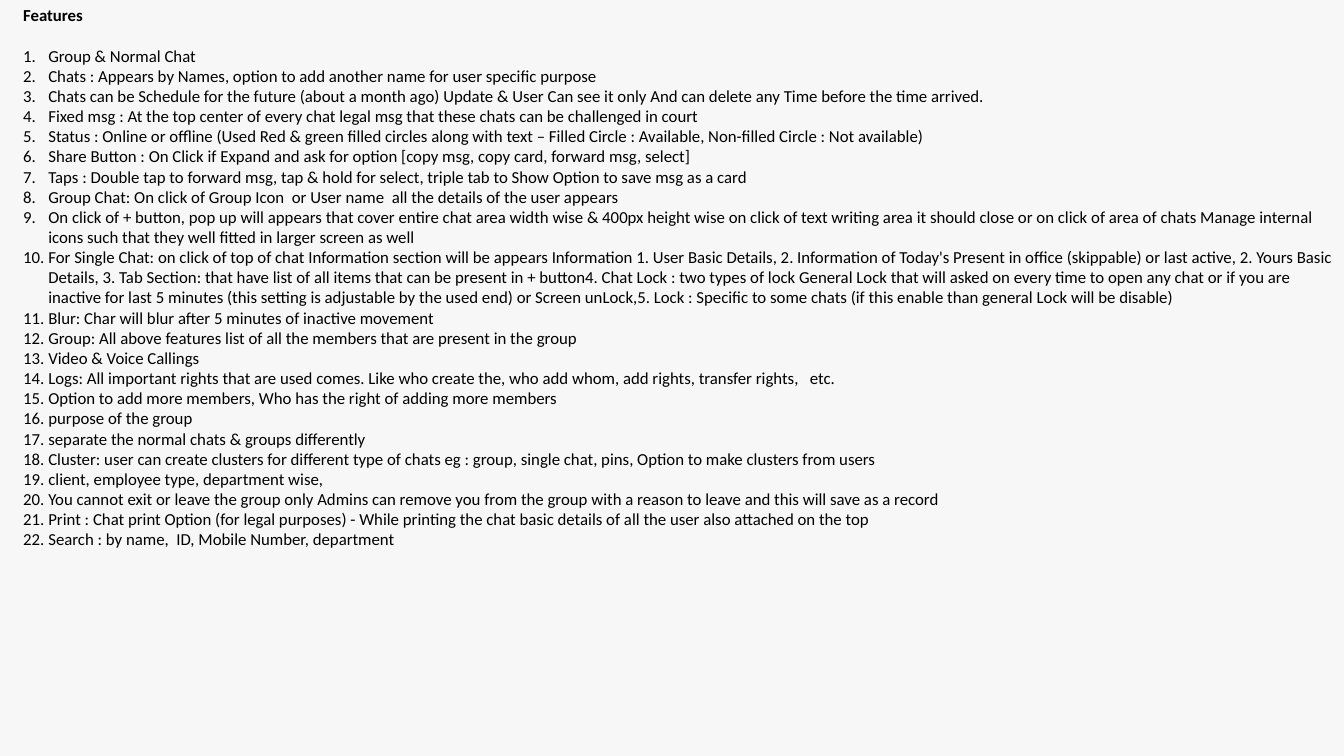
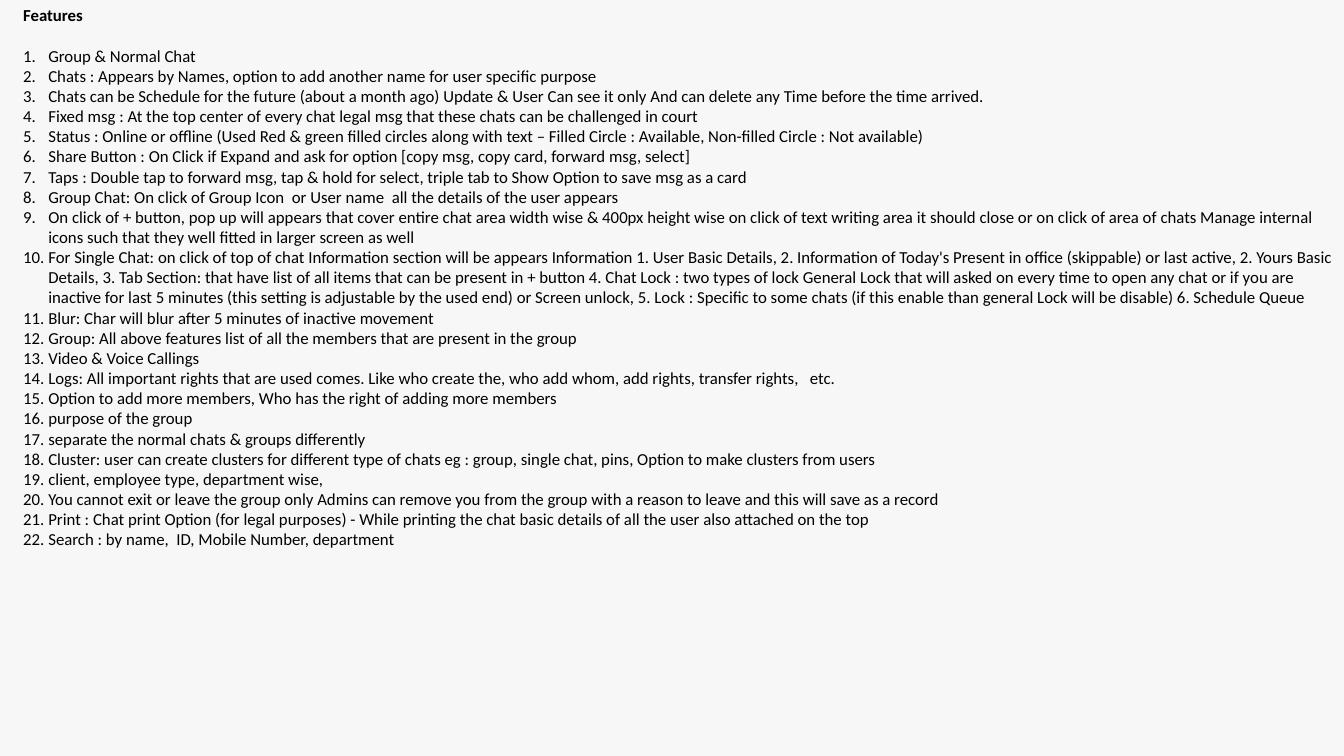
Before and after one commit to Danishan1/Html-CSS-Projects, a slide deck: slide 4 of Design Requirement/Chat/Chat - LetsDiscuss.pptx. Drawn at 1344x756 pixels with LibreOffice and Linux fonts; fonts in the diff are those of the drawing. Boxes give left, top, right and bottom in pixels: in the first picture for what was removed or moved away, otherwise in the second. Text is boxed around its words. In the diff, an @@ line names an element or a change of style, - is before the commit and + after.

```diff
--- a/Design Requirement/Chat/Chat - LetsDiscuss.pptx
+++ b/Design Requirement/Chat/Chat - LetsDiscuss.pptx
@@ text at bbox=[48, 251, 1332, 306]: text changed @@
-10. For Single Chat: on click of top of chat Information section will be appears Information 1. User Basic Details, 2. Information of Today's Present in office (skippable) or last active, 2. Yours Basic Details, 3. Tab Section: that have list of all items that can be present in + button4. Chat Lock : two types of lock General Lock that will asked on every time to open any chat or if you are inactive for last 5 minutes (this setting is adjustable by the used end) or Screen unLock,5. Lock : Specific to some chats (if this enable than general Lock will be disable)
+10. For Single Chat: on click of top of chat Information section will be appears Information 1. User Basic Details, 2. Information of Today's Present in office (skippable) or last active, 2. Yours Basic Details, 3. Tab Section: that have list of all items that can be present in + button 4. Chat Lock : two types of lock General Lock that will asked on every time to open any chat or if you are inactive for last 5 minutes (this setting is adjustable by the used end) or Screen unlock, 5. Lock : Specific to some chats (if this enable than general Lock will be disable) 6. Schedule Queue
```
Also in this commit, not shown: 1 other slide changed, 4 other files.
